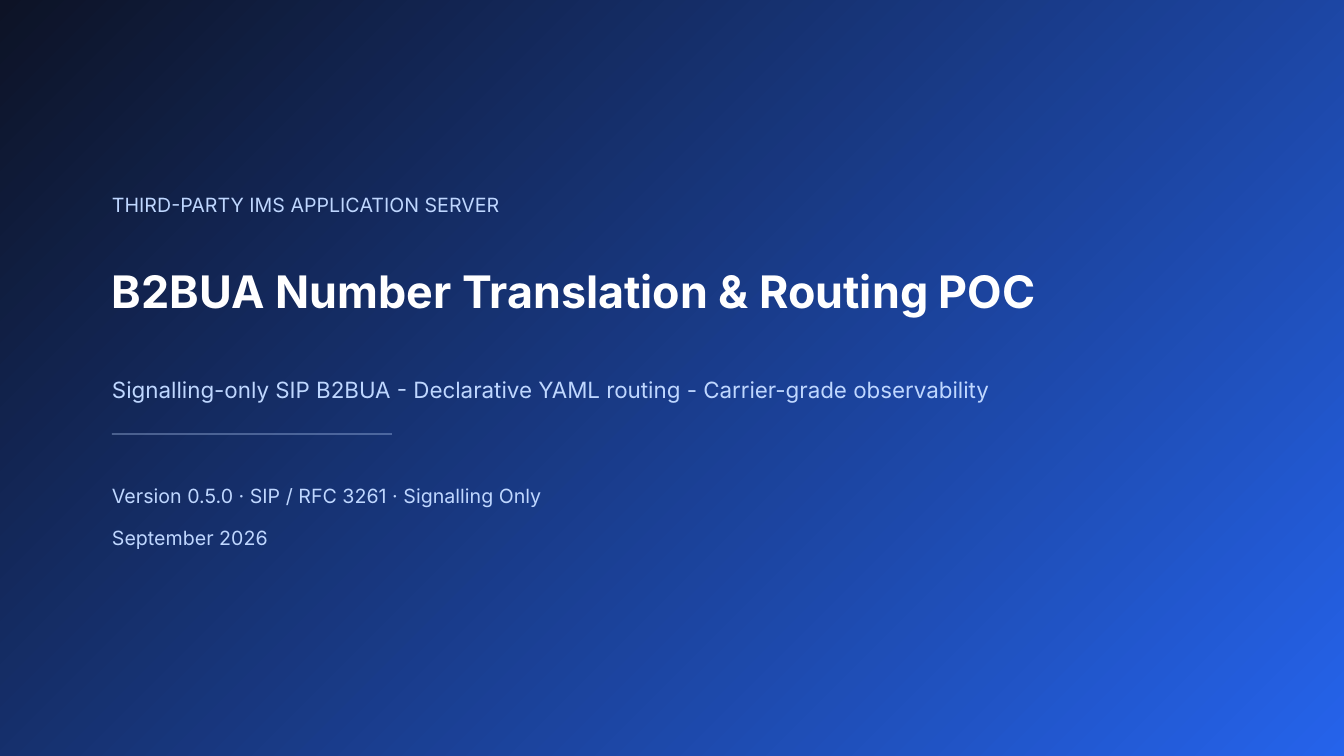
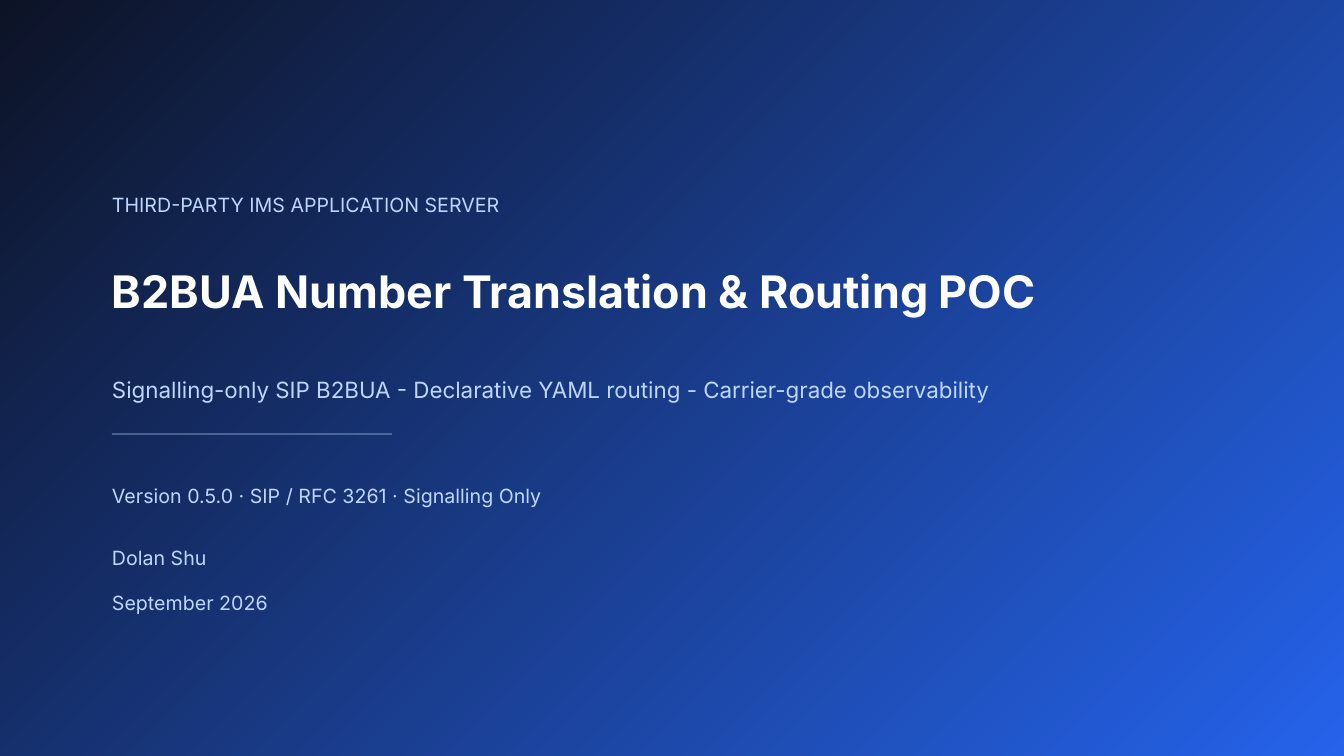
Before and after one commit to dolanshu/3rdparty_AS_POC, a slide deck: slide 1 of docs/3rdPartyAS_Poc_Introduction.pptx. Drawn at 1344x756 pixels with LibreOffice and Linux fonts; fonts in the diff are those of the drawing. Boxes give left, top, right and bottom in pixels: in the first picture for what was removed or moved away, otherwise in the second. Text is boxed around its words. In the diff, an @@ line names an element or a change of style, - is before the commit and + after.

```diff
--- a/docs/3rdPartyAS_Poc_Introduction.pptx
+++ b/docs/3rdPartyAS_Poc_Introduction.pptx
@@ text added at [112, 550, 207, 565], 14 pt, text #BFD7FF @@
+Dolan Shu
@@ text "September 2026": place and size @@
-text "September 2026" at [112, 530, 267, 549]
+text "September 2026" at [112, 595, 267, 614]
```
Also in this commit, not shown: 1 other slide changed, 4 other files.
